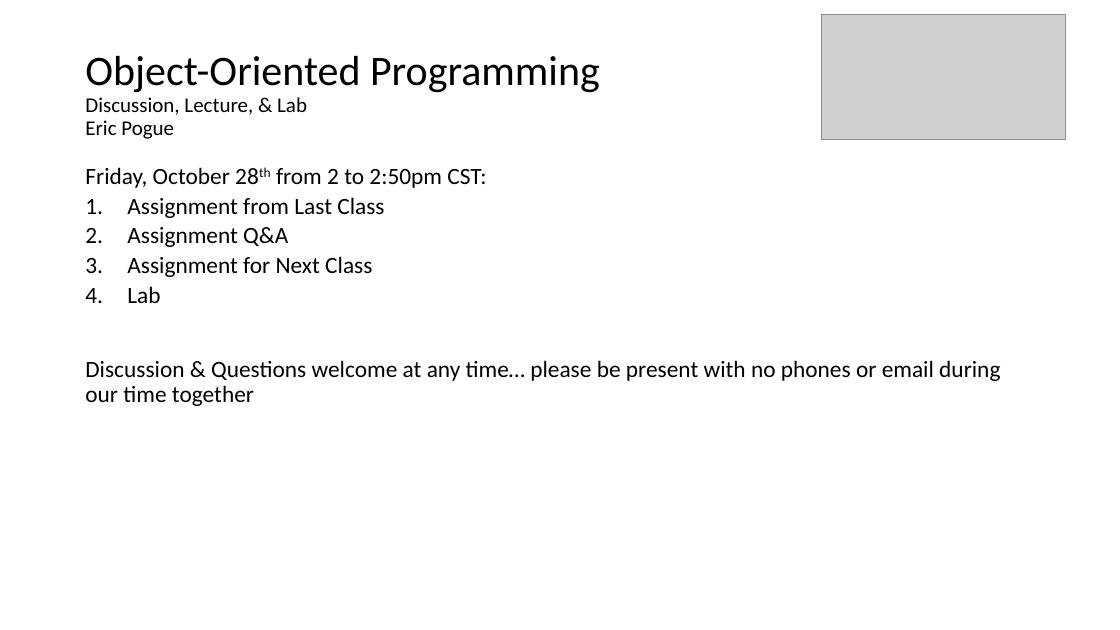
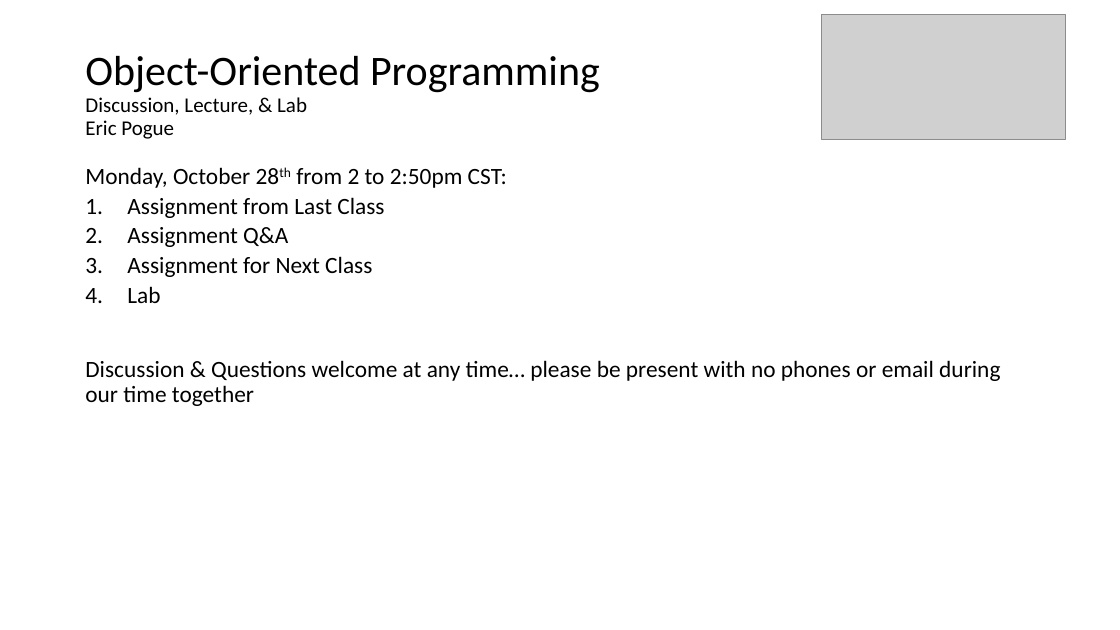
Before and after one commit to EricJPogue/CPSC-24500, a slide deck: slide 1 of lecture-slides/2019-10-28-oop.pptx. Drawn at 1120x630 pixels with LibreOffice and Linux fonts; fonts in the diff are those of the drawing; grey boxes stand for pictures. Boxes give left, top, right and bottom in pixels: in the first picture for what was removed or moved away, otherwise in the second. Text is boxed around its words. In the diff, an @@ line names an element or a change of style, - is before the commit and + after.

```diff
--- a/lecture-slides/2019-10-28-oop.pptx
+++ b/lecture-slides/2019-10-28-oop.pptx
@@ text at (85,167,507,188): text changed @@
-Friday, October 28th from 2 to 2:50pm CST:
+Monday, October 28th from 2 to 2:50pm CST:
```
Also in this commit, not shown: 4 other files.
